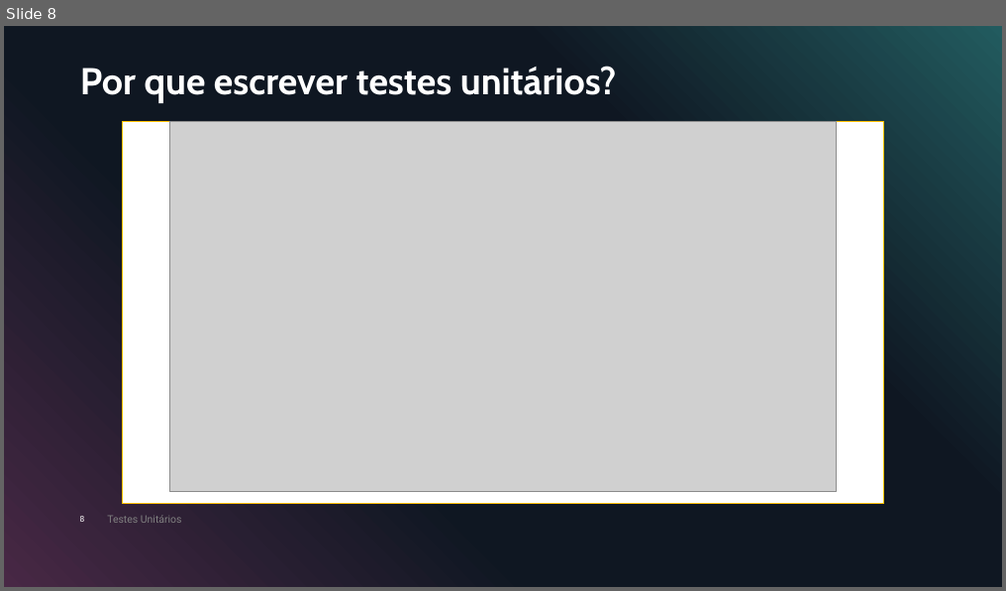
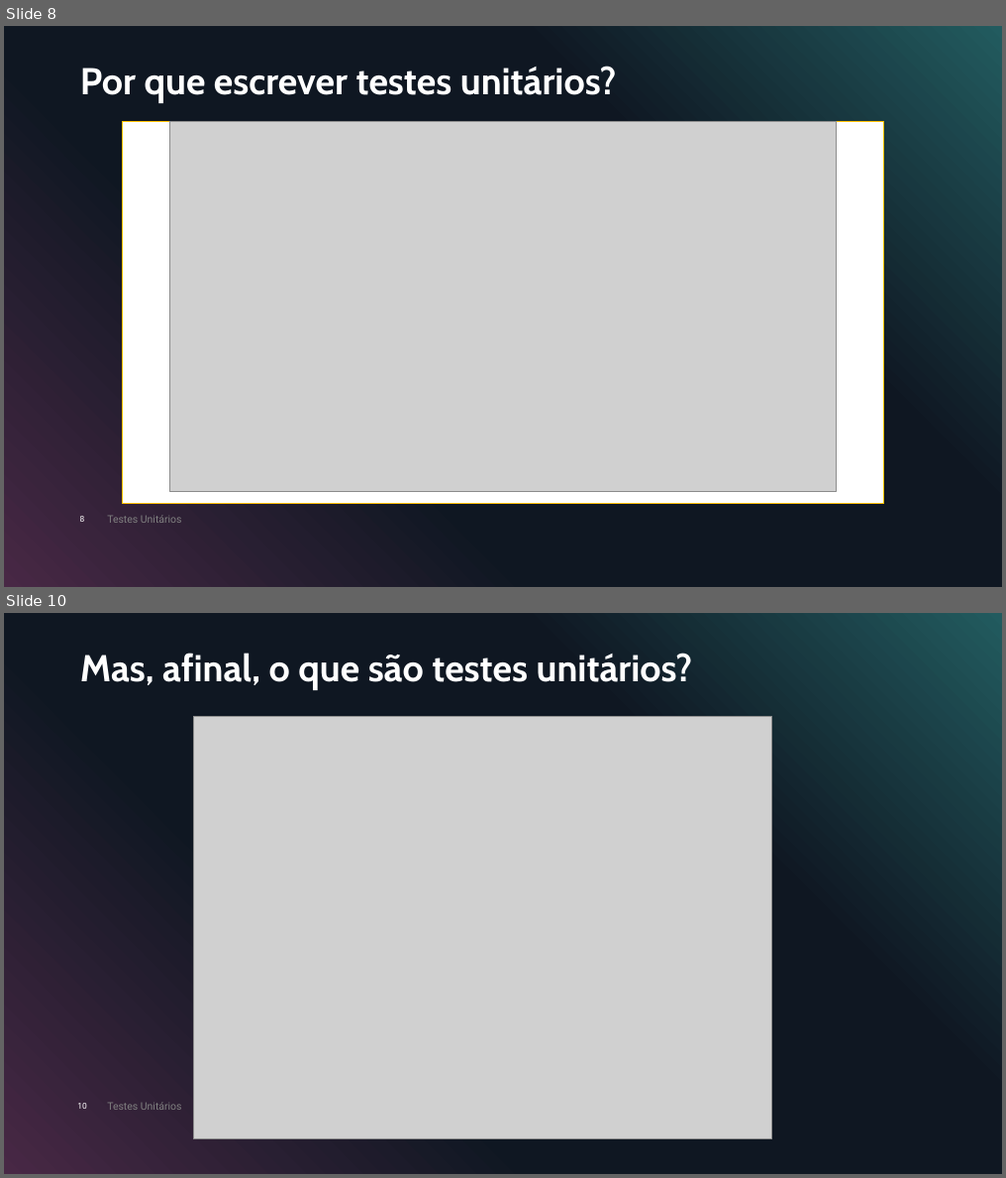
Before and after one commit to gelsongilmar/palestras, a slide deck: Teste Unitário/Porque criar testes unitários.pptx. Shown one above the other, each under a label of ours: slide 8 before the commit, slides 8 and 10 after it; the slides between them are not shown. The pictures are 1006x591 and 1006x1178 pixels, drawn with LibreOffice and Linux fonts; fonts in the diff are those of the drawing; grey boxes stand for pictures. Boxes give left, top, right and bottom in pixels: in the first picture for what was removed or moved away, otherwise in the second. Text is boxed around its words. In the diff, an @@ line names an element or a change of style, - is before the commit and + after.

Commit message:
Ajuste na apresentação de teste unitário

```diff
--- a/Teste Unitário/Porque criar testes unitários.pptx
+++ b/Teste Unitário/Porque criar testes unitários.pptx
@@ slide 10 added at [4,613,1002,1174], background #000000; not listed: 5 template elements that a slide beside it also shows @@
@@ title added at [80,653,693,690], 36 pt, text #FFFFFF, bold @@
+Mas, afinal, o que são testes unitários?
@@ picture added at [193,716,771,1140] @@
@@ page number added at [77,1103,86,1109], 8 pt, text #FFFFFF @@
+10
@@ text added at [107,1102,182,1110], 10 pt, text #808080 @@
+Testes Unitários
```
Also in this commit, not shown: 4 slides changed, 1 other slide added.
